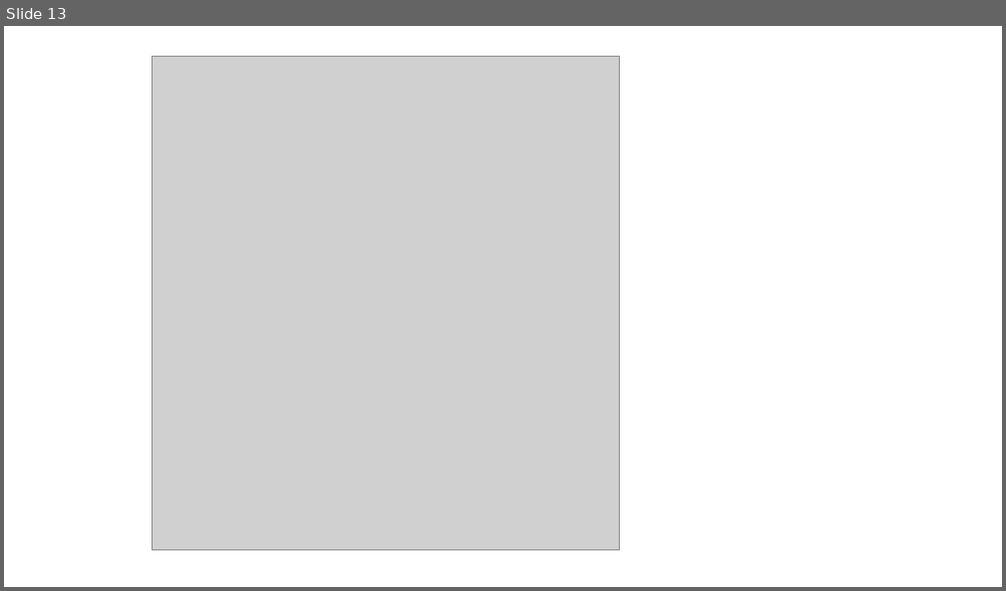
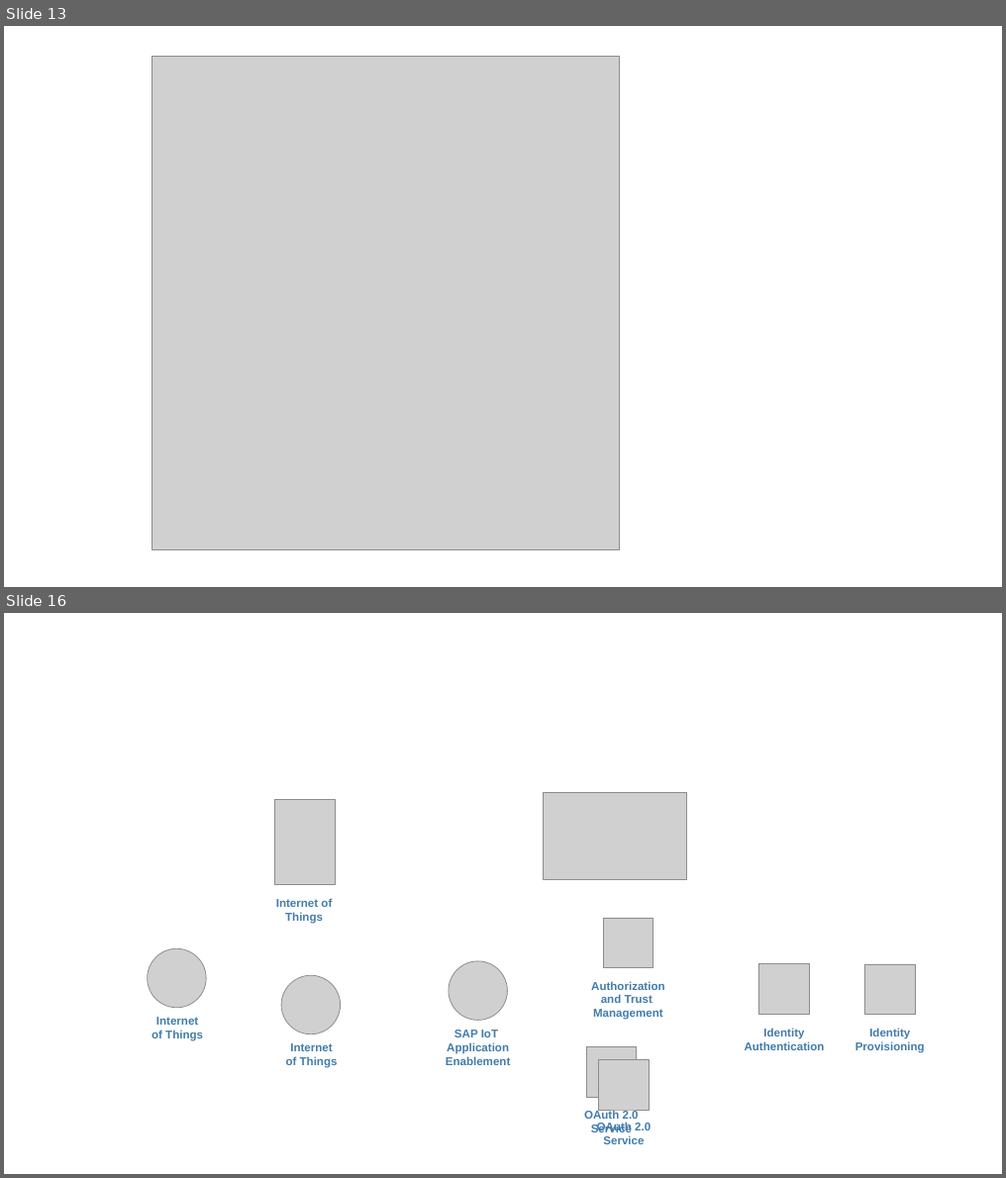
Before and after one commit to kueben96/bachelor-thesis, a slide deck: presentations/models.pptx. Shown one above the other, each under a label of ours: slide 13 before the commit, slides 13 and 16 after it; the slides between them are not shown. The pictures are 1006x591 and 1006x1178 pixels, drawn with LibreOffice and Linux fonts; fonts in the diff are those of the drawing; grey boxes stand for pictures. Boxes give left, top, right and bottom in pixels: in the first picture for what was removed or moved away, otherwise in the second. Text is boxed around its words. In the diff, an @@ line names an element or a change of style, - is before the commit and + after.

```diff
--- a/presentations/models.pptx
+++ b/presentations/models.pptx
@@ slide 16 added at <box>4,613,1002,1174</box>, background #FFFFFF @@
@@ picture added at <box>274,799,335,885</box> @@
@@ picture added at <box>544,792,687,880</box> @@
@@ text added at <box>276,898,332,924</box>, 11 pt, text #427CAC, bold @@
+Internet of Things
@@ picture added at <box>604,918,653,967</box> @@
@@ picture added at <box>147,950,206,1008</box> @@
@@ picture added at <box>449,961,508,1020</box> @@
@@ picture added at <box>759,964,810,1014</box> @@
@@ picture added at <box>865,964,915,1015</box> @@
@@ picture added at <box>282,975,341,1035</box> @@
@@ text added at <box>591,981,664,1020</box>, 11 pt, text #427CAC, bold @@
+Authorization
+and Trust
+Management
@@ text added at <box>152,1017,203,1042</box>, 11 pt, text #427CAC, bold @@
+Internet
+of Things
@@ text added at <box>745,1028,825,1051</box>, 11 pt, text #427CAC, bold @@
+Identity
+Authentication
@@ text added at <box>855,1028,925,1054</box>, 11 pt, text #427CAC, bold @@
+Identity
+Provisioning
@@ text added at <box>286,1044,338,1068</box>, 11 pt, text #427CAC, bold @@
+Internet
+of Things
@@ text added at <box>446,1030,511,1065</box>, 11 pt, text #427CAC, bold @@
+SAP IoT
+Application Enablement
@@ picture added at <box>586,1048,637,1097</box> @@
@@ picture added at <box>599,1059,649,1110</box> @@
@@ text added at <box>584,1110,644,1145</box>, 11 pt, text #427CAC, bold @@
+OAuth 2.0
+Service
@@ text added at <box>591,1122,650,1136</box>, 11 pt, text #427CAC, bold @@
+OAuth 2.0
+Service
```
Also in this commit, not shown: 1 slide changed, 2 other slides added, 1 slide removed, 8 other files.
